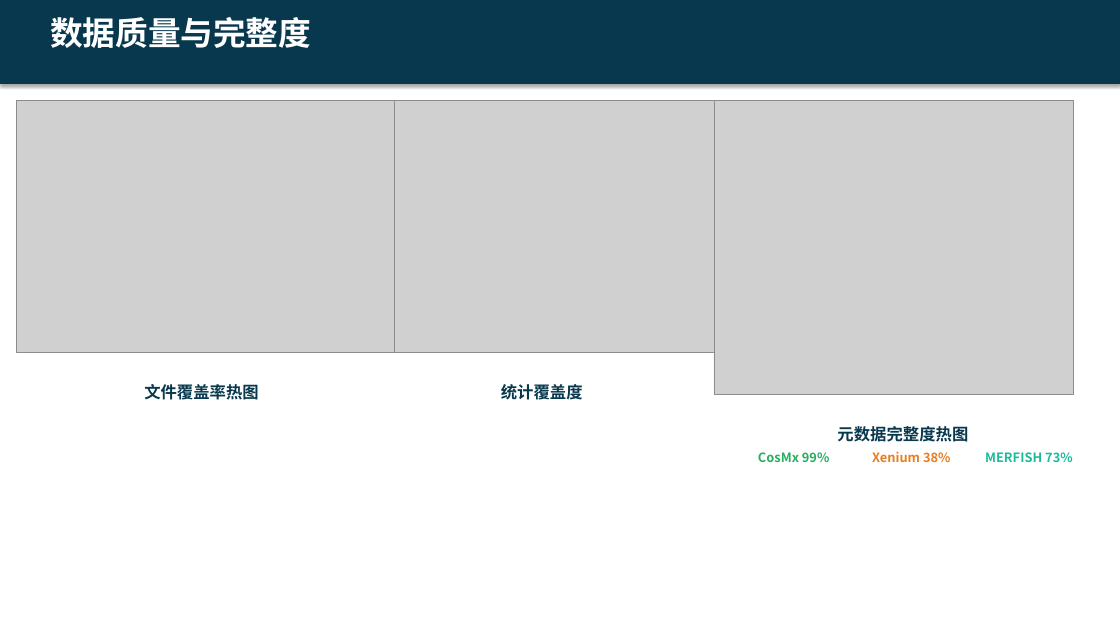
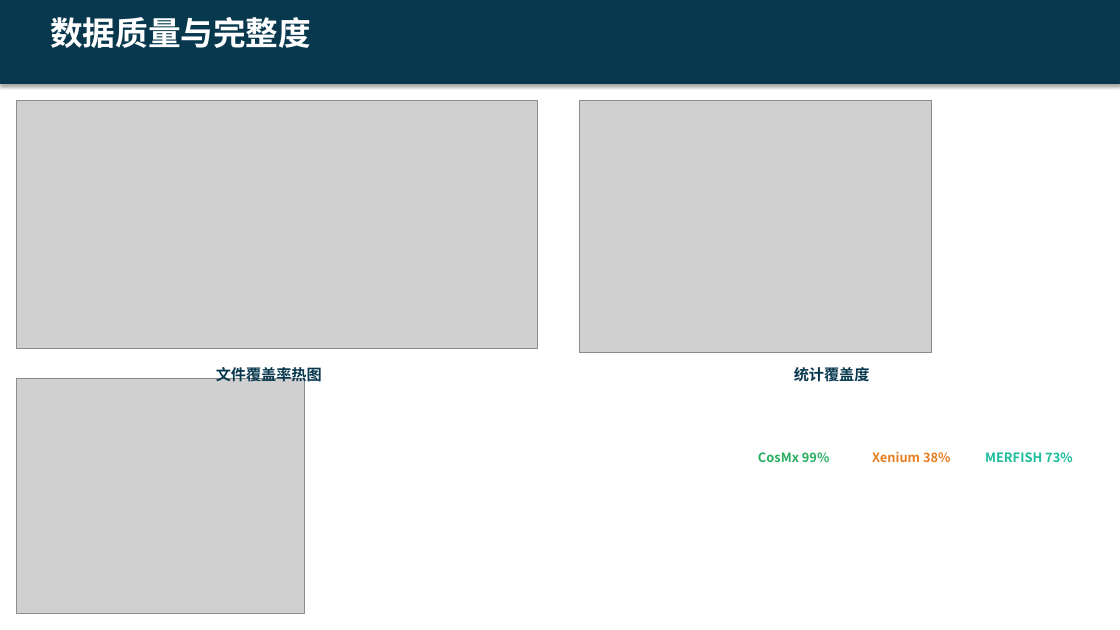
Before and after one commit to zf-li23/SubCellSpace, a slide deck: slide 6 of report/SubCellSpace_Presentation.pptx. Drawn at 1120x630 pixels with LibreOffice and Linux fonts; fonts in the diff are those of the drawing; grey boxes stand for pictures. Boxes give left, top, right and bottom in pixels: in the first picture for what was removed or moved away, otherwise in the second. Text is boxed around its words. In the diff, an @@ line names an element or a change of style, - is before the commit and + after.

Commit message:
fix: correct image sizing in PPT — auto-scale to fit bounding boxes
- New img() function: when both w and h given, preserves aspect
  ratio and fits within the specified box
- Slide 4: fig4 at 12.7×6.0in box
- Slide 5: 3 figs at 4.0×3.0in boxes each
- Slide 6: 2-row layout (fig2A+fig1D row1, fig2B row2)
- Slide 7-8: 3 figs at 4.0×3.0in boxes
- Slide 9: fig5 at 12.7×5.5in box
- Slide 10: fig7 at 10.3×5.5in box

```diff
--- a/report/SubCellSpace_Presentation.pptx
+++ b/report/SubCellSpace_Presentation.pptx
@@ picture resized from (x1=17, y1=101, x2=547, y2=353) to (x1=17, y1=101, x2=538, y2=349) @@
@@ picture moved from (x1=395, y1=101, x2=747, y2=353) to (x1=580, y1=101, x2=932, y2=353) @@
@@ text "文件覆盖率热图" moved from (x1=144, y1=384, x2=258, y2=400) to (x1=216, y1=365, x2=322, y2=385) @@
@@ text "文件覆盖率热图" at (x1=216, y1=365, x2=322, y2=385): size 14 to 13 pt @@
@@ picture resized from (x1=714, y1=101, x2=1073, y2=395) to (x1=17, y1=378, x2=304, y2=613) @@
@@ text "统计覆盖度" at (x1=794, y1=367, x2=870, y2=382): size 14 to 13 pt @@
@@ text "统计覆盖度" moved from (x1=501, y1=384, x2=583, y2=400) to (x1=794, y1=367, x2=870, y2=382) @@
@@ text removed at (x1=837, y1=426, x2=968, y2=442) @@
-元数据完整度热图
```
Also in this commit, not shown: 5 other slides changed, 2 other files.
